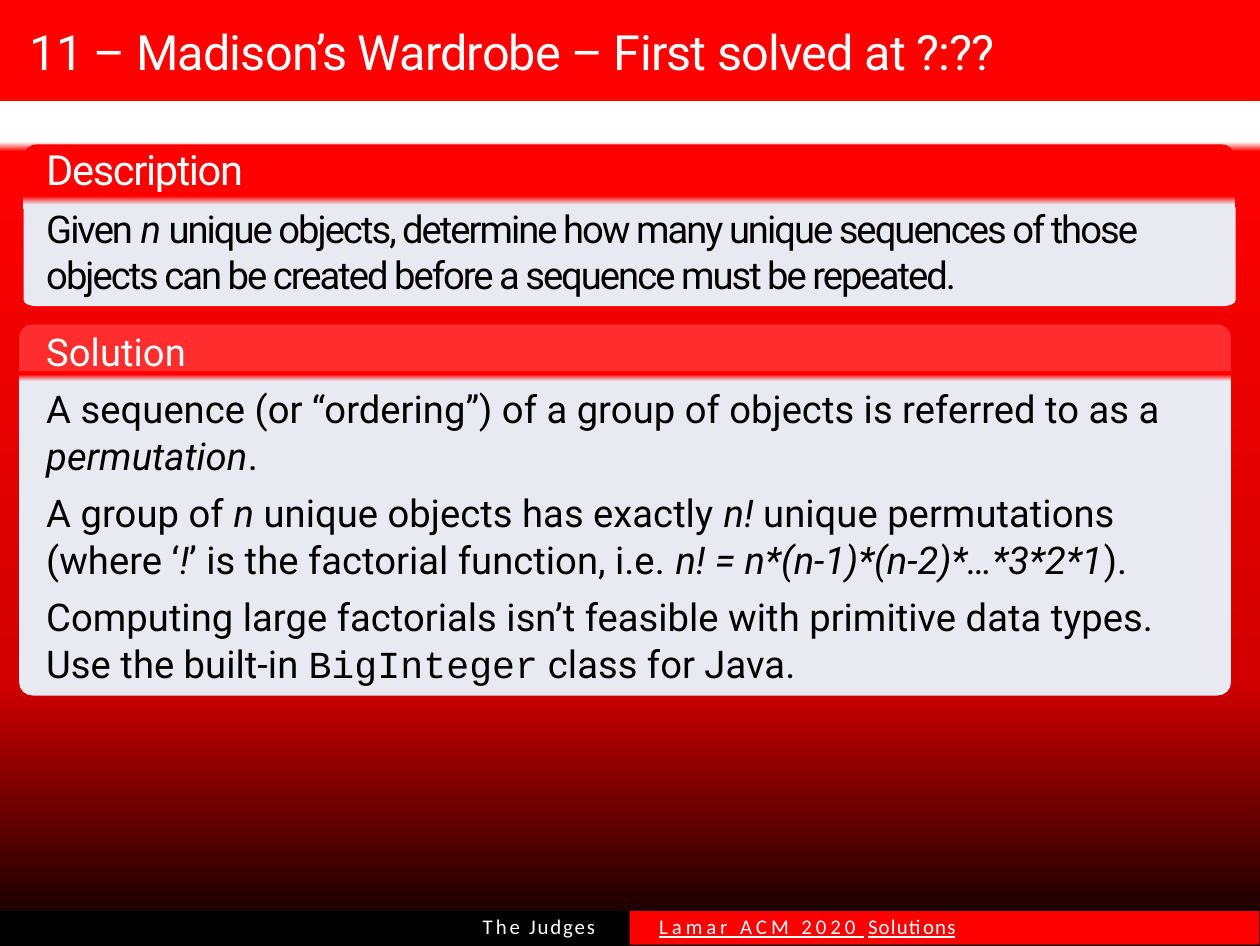
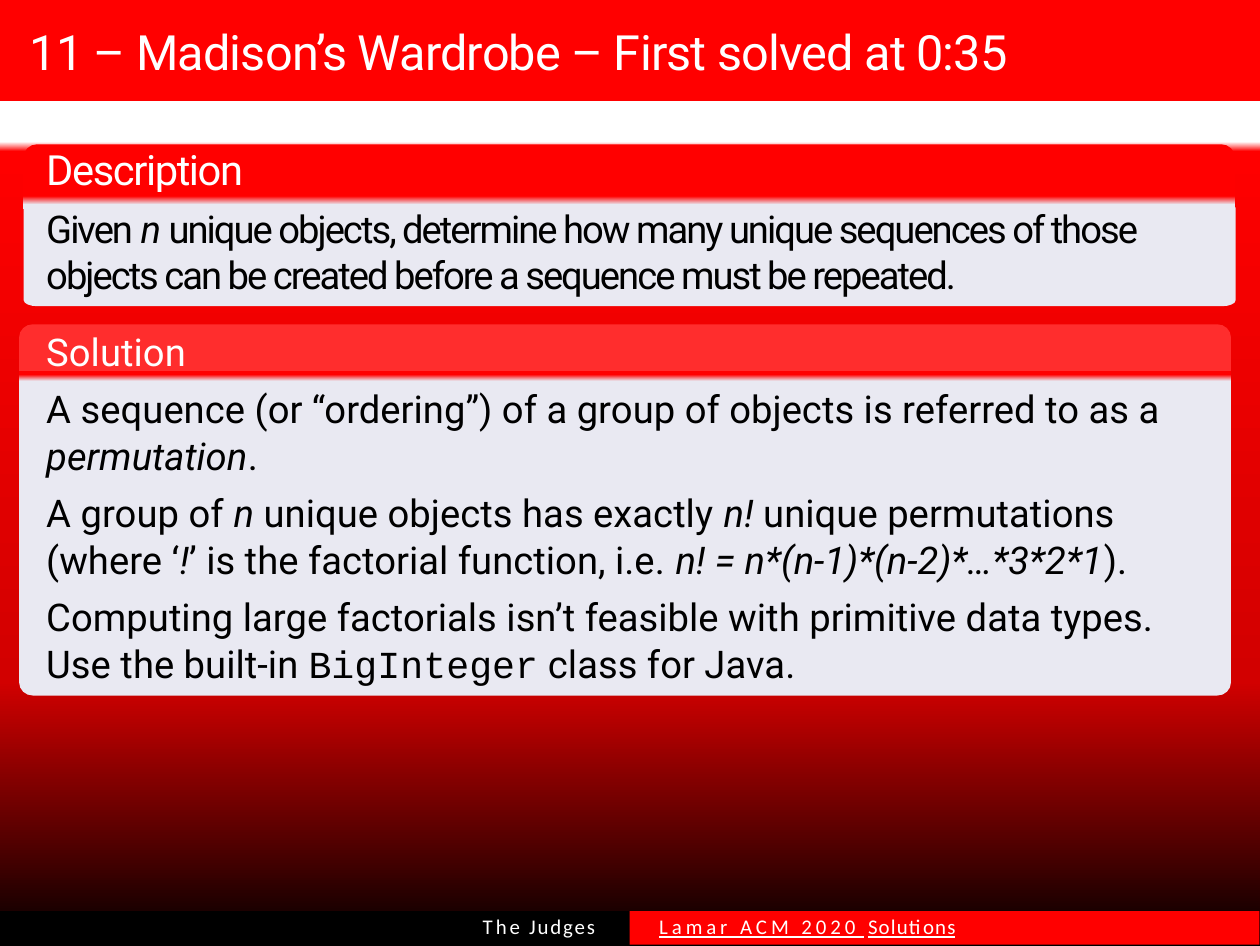
Before and after one commit to MKBeSomeone/MintFamily, a slide deck: slide 7 of Lamar ACM 2020 Solution Slides.pptx (slide 30 before the commit). Drawn at 1260x946 pixels with LibreOffice and Linux fonts; fonts in the diff are those of the drawing. Boxes give left, top, right and bottom in pixels: in the first picture for what was removed or moved away, otherwise in the second. Text is boxed around its words. In the diff, an @@ line names an element or a change of style, - is before the commit and + after.

```diff
--- a/Lamar ACM 2020 Solution Slides.pptx
+++ b/Lamar ACM 2020 Solution Slides.pptx
@@ title at (x1=30, y1=33, x2=1008, y2=71): text changed @@
-11 – Madison’s Wardrobe – First solved at ?:??
+11 – Madison’s Wardrobe – First solved at 0:35
```
Also in this commit, not shown: 12 other slides changed.
